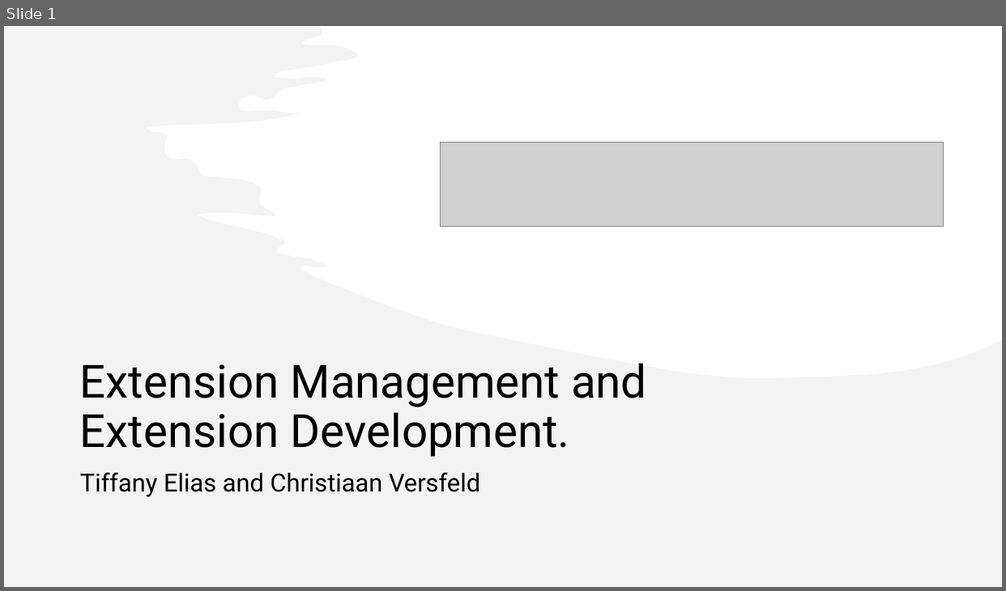
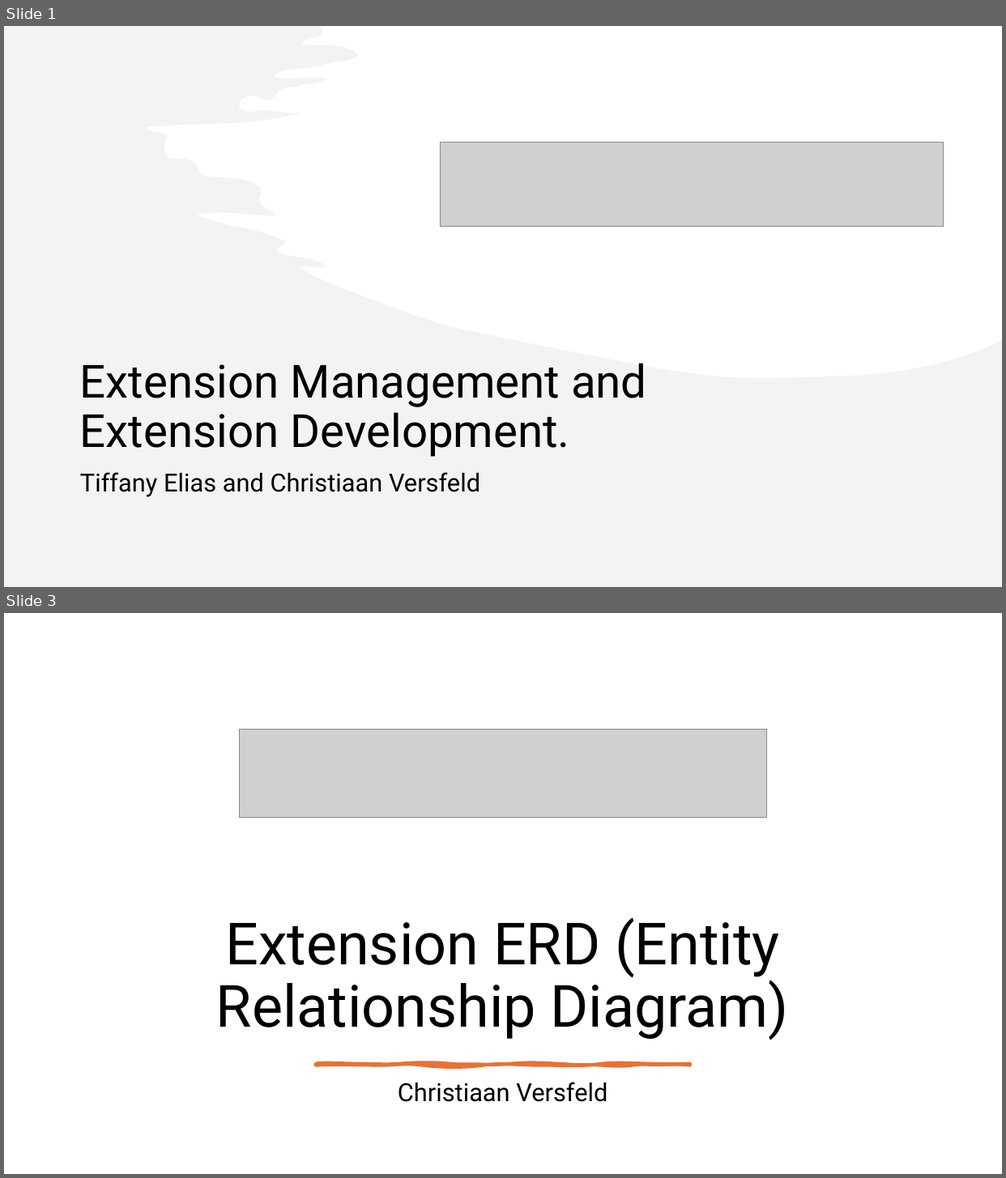
Before and after one commit to ArmadilloV88/NVR-Module-Presentation, a slide deck: Documents/Business Extension Presentation.pptx. Shown one above the other, each under a label of ours: slide 1 before the commit, slides 1 and 3 after it; the slides between them are not shown. The pictures are 1006x591 and 1006x1178 pixels, drawn with LibreOffice and Linux fonts; fonts in the diff are those of the drawing; grey boxes stand for pictures. Boxes give left, top, right and bottom in pixels: in the first picture for what was removed or moved away, otherwise in the second. Text is boxed around its words. In the diff, an @@ line names an element or a change of style, - is before the commit and + after.

```diff
--- a/Documents/Business Extension Presentation.pptx
+++ b/Documents/Business Extension Presentation.pptx
@@ slide 3 added at box(4, 613, 1002, 1174), background #FFFFFF @@
@@ picture added at box(239, 730, 766, 818) @@
@@ title added at box(216, 918, 789, 1040), 56 pt, text #000000 @@
+Extension ERD (Entity Relationship Diagram)
@@ freeform shape added at box(315, 1063, 690, 1065), fill #E97132, outline #E97132 3.25 pt @@
@@ subtitle added at box(398, 1082, 607, 1102), 24 pt, text #000000 @@
+Christiaan Versfeld
```
Also in this commit, not shown: 4 slides changed, 13 other slides added, 1 other file.
